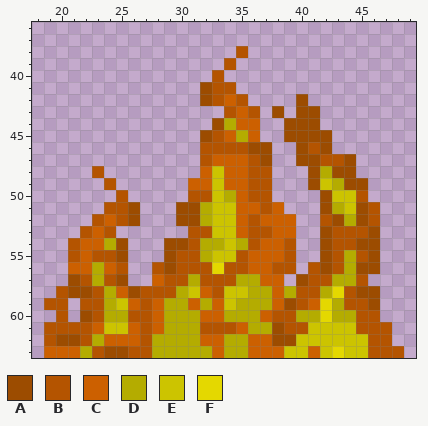
One commit to this pixel-art sprite: sprites/boss/FIRAC0.png. This is how it looked before the edit.
The file is 64x64 pixels. Colours within 5 levels of each other are drawn and written as one. Shown: x 18..49, y 36..63.
Palette (. is transparent): A #9c4c00  B #b45400  C #cc6000  D #b4ac00  E #ccc400  F #e4d800
Now the later version:
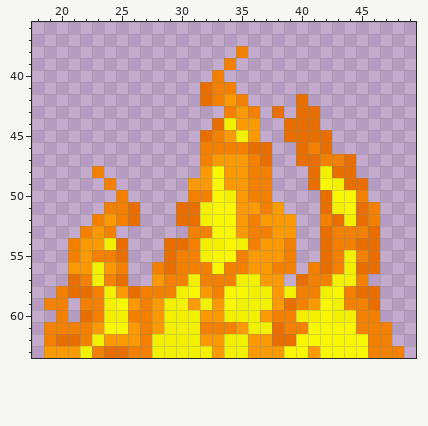
Change:
colour A: #9c4c00 -> #e96e00
colour B: #b45400 -> #f48000
colour C: #cc6000 -> #fa9900
colour D: #b4ac00 -> #f4f100
colour E: #ccc400 -> #faf800
y 56: x 33 F -> E
y 58: x 43 F -> E
y 59..60: x 42 F -> E
y 63: x 43 F -> E
Where, in picture pixels (left, top, right, bottom), the same in both pictures:
changed: (44, 46, 404, 358)
